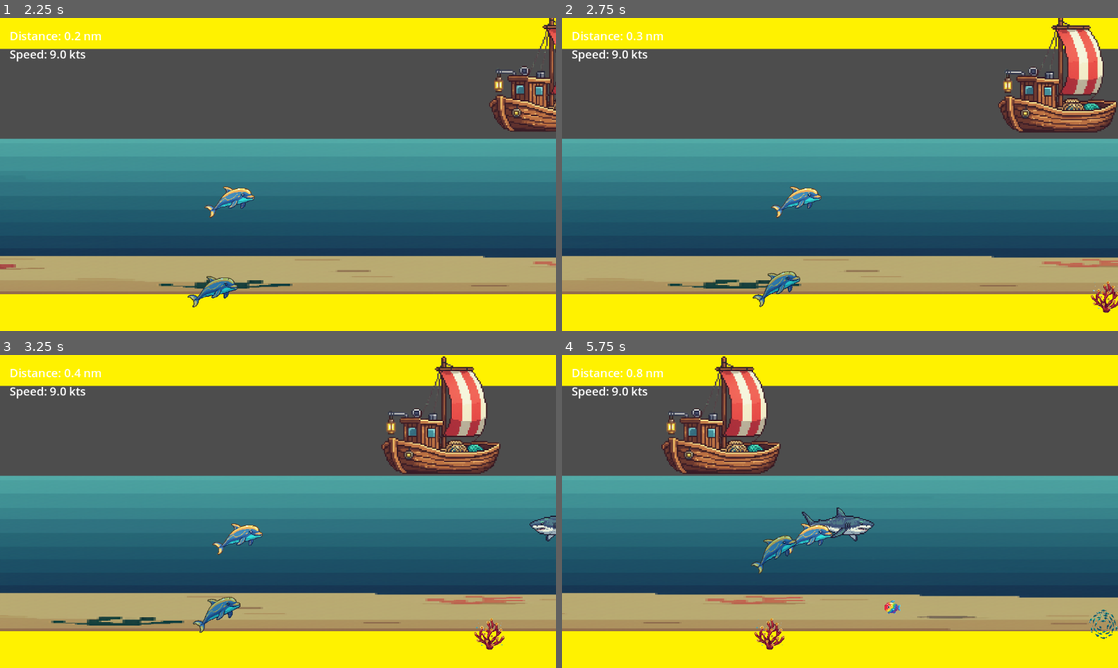
Above: before the commit, frames 1-4 (two rows, left to right).
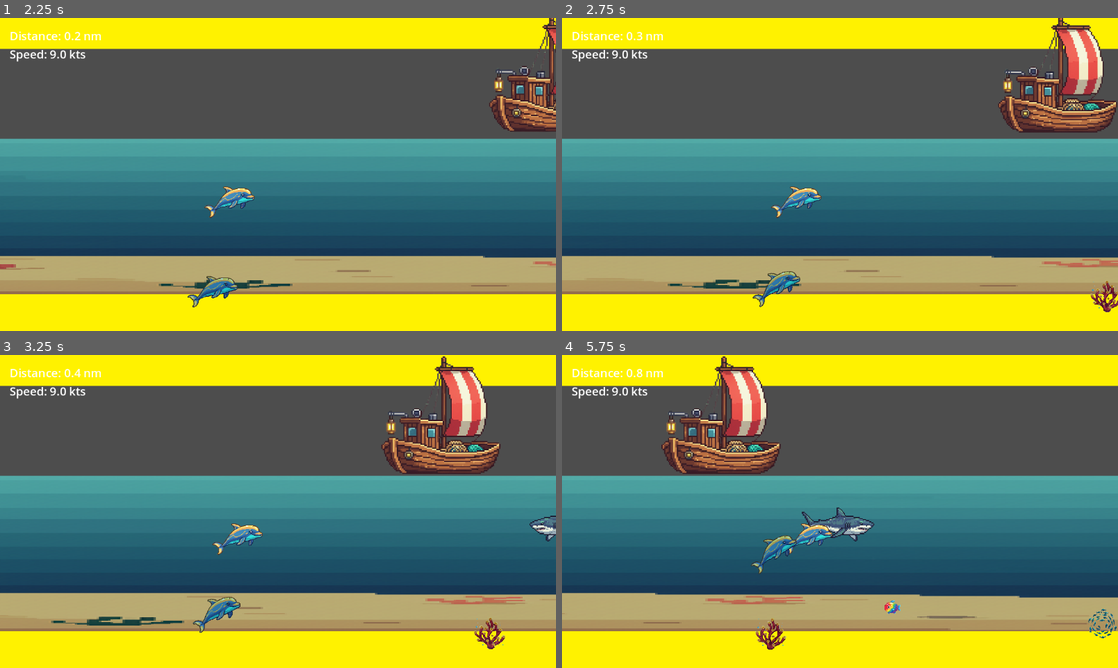
Above: after the commit, the same moments.

Repository: sandritalb/dolphin_ai
Game: Godot game, scene res://scenes/main.tscn
Same seed, same stepped clock (60 frames per second), same inputs: the game is played once before the commit and once after it.
Inputs:
- Up to frame 1 (2.25 s): click "1 Player" at 0.5 s; tap Enter (ui_accept) at 1.25, 1.52 s; hold Right (ui_right) 1.28-2.03 s; hold Down (ui_down) from 2.03 s (still down)
- Up to frame 2 (2.75 s): keep holding Down (ui_down); tap Enter (ui_accept) at 2.27 s
- Up to frame 3 (3.25 s): release Down (ui_down) at 2.78 s; hold Right (ui_right) from 2.78 s (still down)
- Up to frame 4 (5.75 s): release Right (ui_right) at 3.53 s; hold Up (ui_up) 3.53-4.28 s; tap Enter (ui_accept) at 3.77, 4.52, 5.27 s; hold Left (ui_left) from 4.28 s (still down)

Frame 1 is identical in both runs. In frame 2, 0.2% of the frame differs, in the area x 95-100%, y 84-95%; in frame 3, 0.2%; in frame 4, 0.5%, in the area x 34-100%, y 81-95%.

Commit message:
feat: Add underwater shader and integrate with background decoration

Diff:
--- /dev/null
+++ b/materials/underwater.tres
@@ -0,0 +1,13 @@
+[gd_resource type="ShaderMaterial" load_steps=2 format=3 uid="uid://besong3ggoeus"]
+
+[ext_resource type="Shader" uid="uid://bnh4b6j7pasqk" path="res://shaders/underwater.gdshader" id="1_shader"]
+
+[resource]
+shader = ExtResource("1_shader")
+shader_parameter/wave_amplitude = 1.0
+shader_parameter/wave_frequency = 0.8
+shader_parameter/wave_speed = 0.6
+shader_parameter/water_tint = Color(0.4, 0.7, 1, 1)
+shader_parameter/tint_strength = 0.25
+shader_parameter/color_pulse_speed = 0.3
+shader_parameter/color_pulse_amount = 0.05
--- a/scenes/BackgroundDeco.tscn
+++ b/scenes/BackgroundDeco.tscn
@@ -1,25 +1,29 @@
-[gd_scene load_steps=5 format=3 uid="uid://c8brxu6djm861"]
+[gd_scene load_steps=6 format=3 uid="uid://c8brxu6djm861"]
 
 [ext_resource type="Script" uid="uid://dth7p8tn16w2v" path="res://scripts/background_deco.gd" id="1_ap4l2"]
 [ext_resource type="Texture2D" uid="uid://bv6ga812ij8ak" path="res://sprites/set_1.png" id="1_wj3hi"]
 [ext_resource type="Texture2D" uid="uid://7eqn28djoe2o" path="res://sprites/set_2.png" id="2_ap4l2"]
 [ext_resource type="Texture2D" uid="uid://ckbchvn4dobgw" path="res://sprites/set_3.png" id="3_0scxx"]
+[ext_resource type="Material" uid="uid://besong3ggoeus" path="res://materials/underwater.tres" id="4_underwater"]
 
 [node name="BackgroundDeco" type="Node2D"]
 scale = Vector2(0.3, 0.3)
 script = ExtResource("1_ap4l2")
 
 [node name="set1" type="Sprite2D" parent="."]
+material = ExtResource("4_underwater")
 texture = ExtResource("1_wj3hi")
 hframes = 3
 vframes = 3
 
 [node name="set2" type="Sprite2D" parent="."]
+material = ExtResource("4_underwater")
 texture = ExtResource("2_ap4l2")
 hframes = 3
 vframes = 3
 
 [node name="set3" type="Sprite2D" parent="."]
+material = ExtResource("4_underwater")
 texture = ExtResource("3_0scxx")
 hframes = 3
 vframes = 3
--- a/scenes/main.tscn
+++ b/scenes/main.tscn
@@ -97,7 +97,7 @@
 [node name="BackgroundMusicPlayer" type="AudioStreamPlayer" parent="."]
 process_mode = 3
 stream = ExtResource("12_eb6dy")
-volume_db = -3.0
+volume_db = 6.0
 autoplay = true
 bus = &"Music"
 parameters/looping = true
--- /dev/null
+++ b/shaders/underwater.gdshader
@@ -0,0 +1,39 @@
+shader_type canvas_item;
+
+// Ondulation parameters
+uniform float wave_amplitude : hint_range(0.0, 20.0) = 3.0;
+uniform float wave_frequency : hint_range(0.0, 10.0) = 2.0;
+uniform float wave_speed : hint_range(0.0, 5.0) = 1.5;
+
+// Color tint parameters
+uniform vec4 water_tint : source_color = vec4(0.4, 0.7, 1.0, 1.0);
+uniform float tint_strength : hint_range(0.0, 1.0) = 0.25;
+
+// Color pulsing
+uniform float color_pulse_speed : hint_range(0.0, 3.0) = 0.5;
+uniform float color_pulse_amount : hint_range(0.0, 0.5) = 0.1;
+
+void fragment() {
+	// Calculate ondulation offset
+	float wave_offset_x = sin(UV.y * wave_frequency * 10.0 + TIME * wave_speed) * wave_amplitude / 100.0;
+	float wave_offset_y = cos(UV.x * wave_frequency * 8.0 + TIME * wave_speed * 0.8) * wave_amplitude * 0.5 / 100.0;
+
+	// Apply distorted UV
+	vec2 distorted_uv = UV + vec2(wave_offset_x, wave_offset_y);
+
+	// Sample the texture with distorted coordinates
+	vec4 tex_color = texture(TEXTURE, distorted_uv);
+
+	// Calculate pulsing tint intensity
+	float pulse = sin(TIME * color_pulse_speed) * color_pulse_amount;
+	float current_tint = tint_strength + pulse;
+
+	// Apply underwater color tint (mix original with water color)
+	vec3 tinted_color = mix(tex_color.rgb, tex_color.rgb * water_tint.rgb, current_tint);
+
+	// Slight brightness variation for underwater caustics effect
+	float caustic = sin(UV.x * 20.0 + TIME) * cos(UV.y * 15.0 + TIME * 0.7) * 0.05;
+	tinted_color += caustic;
+
+	COLOR = vec4(tinted_color, tex_color.a);
+}
Not shown: 1 places in scenes/main.tscn that only renumber resources
Not shown, added: shaders/underwater.gdshader.uid
